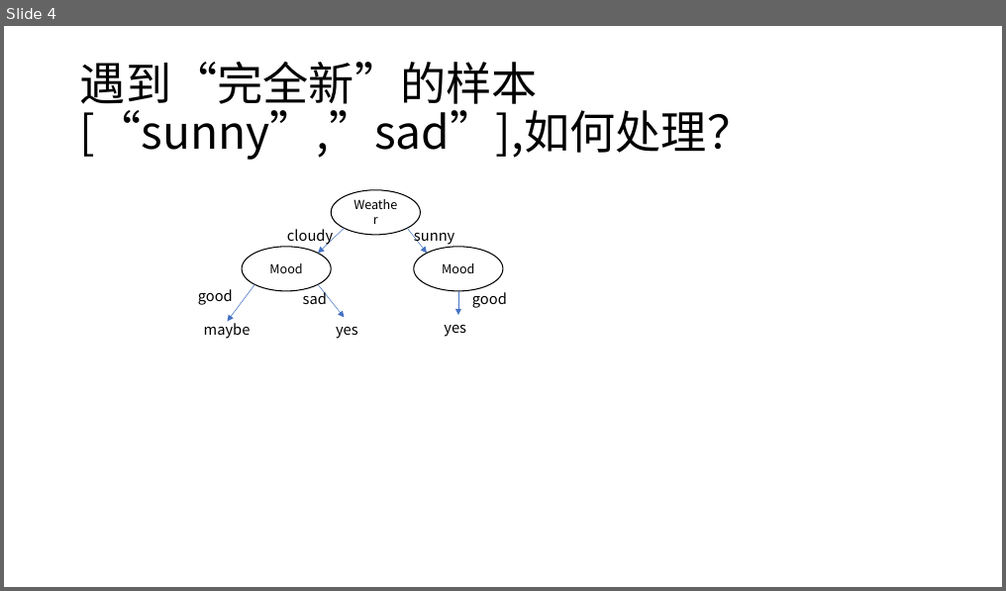
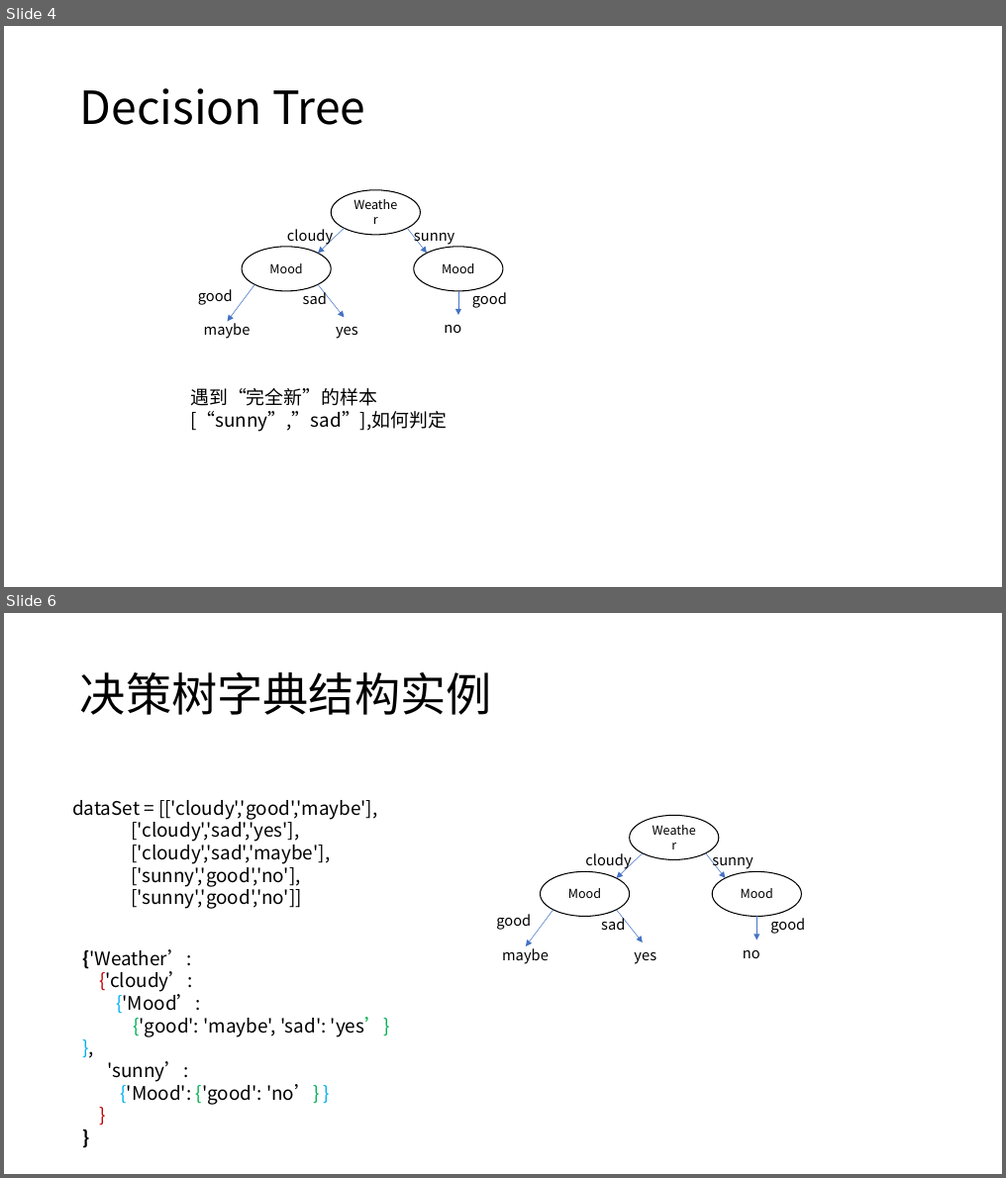
Before and after one commit to JackLuSun/InfoTheory, a slide deck: GroupHomework/Record.pptx. Shown one above the other, each under a label of ours: slide 4 before the commit, slides 4 and 6 after it; the slides between them are not shown. The pictures are 1006x591 and 1006x1178 pixels, drawn with LibreOffice and Linux fonts; fonts in the diff are those of the drawing. Boxes give left, top, right and bottom in pixels: in the first picture for what was removed or moved away, otherwise in the second. Text is boxed around its words. In the diff, an @@ line names an element or a change of style, - is before the commit and + after.

```diff
--- a/GroupHomework/Record.pptx
+++ b/GroupHomework/Record.pptx
@@ slide 6 added at (4, 613, 1002, 1174), background #FFFFFF @@
@@ title added at (80, 672, 492, 715), 44 pt, text #000000 @@
+决策树字典结构实例
@@ text added at (72, 800, 377, 909), 18 pt, text #000000 @@
+dataSet = [['cloudy','good','maybe'],
+['cloudy','sad','yes'],
+['cloudy','sad','maybe'],
+['sunny','good','no'],
+['sunny','good','no']]
@@ group added at (496, 815, 805, 964): 8 texts, 5 arrows, 3 ellipses @@
+Weather
+Mood
+Mood
+cloudy
+sunny
+maybe
+yes
+no
+good
+sad
+good
@@ text added at (82, 950, 390, 1105), 18 pt, text #000000 @@
+{'Weather’:
+{'cloudy’:
+{'Mood’:
+{'good': 'maybe', 'sad': 'yes’} },
+'sunny’:
+{'Mood': {'good': 'no’} }
+}
+}
@@ slide 4 changed as well @@
@@ title at (80, 88, 365, 125): text changed @@
-遇到“完全新”的样本[“sunny”,”sad”],如何处理？
+Decision Tree
@@ text at (444, 325, 461, 333): text changed @@
-yes
+no
@@ text added at (190, 388, 447, 432), 18 pt, text #000000 @@
+遇到“完全新”的样本[“sunny”,”sad”],如何判定
```
Also in this commit, not shown: 3 other slides changed, 3 other slides added, 2 slides removed, 7 other files.
